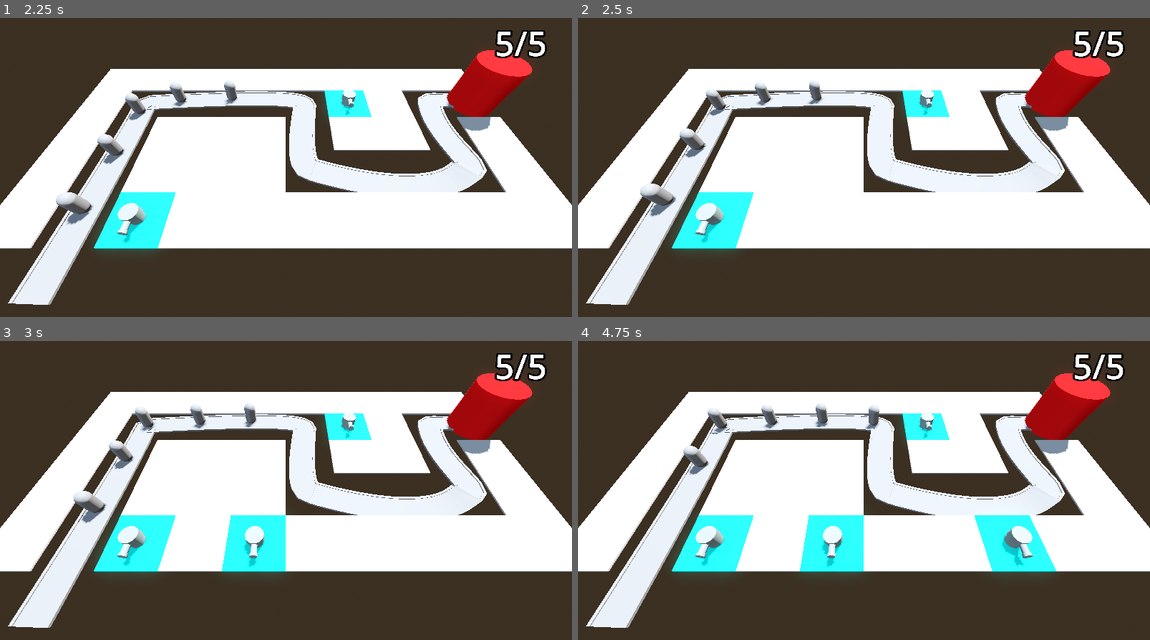
Above: before the commit, frames 1-4 (two rows, left to right).
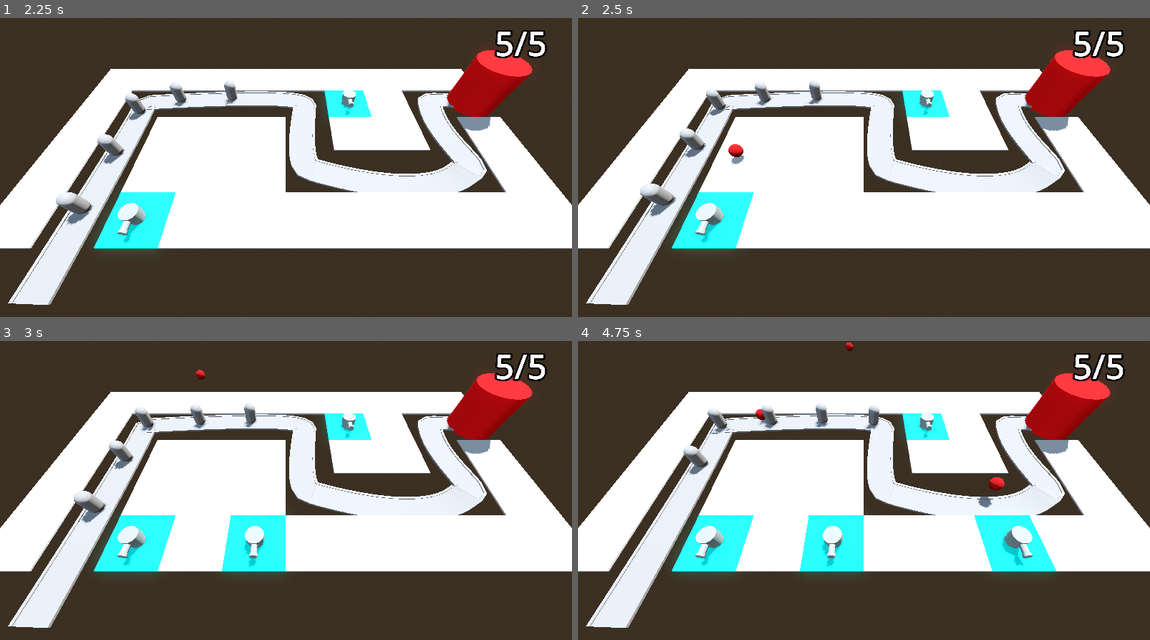
Above: after the commit, the same moments.

Repository: EsbenNyboe/TowerDefense
Game: Godot game, scene res://BaseLevel.tscn
Same seed, same stepped clock (60 frames per second), same inputs: the game is played once before the commit and once after it.
Inputs (mouse positions are in pixels of both pictures, inside the frame that each line leads up to):
- Up to frame 1 (2.25 s): move the mouse to (411, 161) at 0.52 s; press the mouse at (411, 161) at 0.53 s; move the mouse to (171, 194) at 1.27 s; release the mouse at (171, 194) at 1.28 s; click (171, 194) at 1.35 s; move the mouse to (343, 107) at 2.02 s; press the mouse at (343, 107) at 2.03 s
- Up to frame 2 (2.5 s): no input
- Up to frame 3 (3 s): move the mouse to (257, 565) at 2.77 s; release the mouse at (257, 565) at 2.78 s; click (257, 565) at 2.85 s
- Up to frame 4 (4.75 s): move the mouse to (1035, 550) at 3.52 s; press the mouse at (1035, 550) at 3.53 s; move the mouse to (692, 454) at 4.27 s; release the mouse at (692, 454) at 4.28 s; click (692, 454) at 4.35 s

Frame 1 is identical in both runs. In frame 2, 0.1% of the frame differs, in the area x 26-30%, y 42-49%; in frame 3, less than 0.1%; in frame 4, 0.3%, in the area x 31-75%, y 0-56%.

Commit message:
Setup Timers for projectiles

Diff:
--- a/barbarianblaster/Turret/projectile.gd
+++ b/barbarianblaster/Turret/projectile.gd
@@ -6,3 +6,6 @@
 
 func _physics_process(delta: float) -> void:
 	position += direction * speed * delta
+
+func _on_timer_timeout() -> void:
+	queue_free()
--- a/barbarianblaster/Turret/projectile.tscn
+++ b/barbarianblaster/Turret/projectile.tscn
@@ -19,3 +19,10 @@
 
 [node name="CollisionShape3D" type="CollisionShape3D" parent="."]
 shape = SubResource("SphereShape3D_3nq0t")
+
+[node name="Timer" type="Timer" parent="."]
+wait_time = 2.0
+one_shot = true
+autostart = true
+
+[connection signal="timeout" from="Timer" to="." method="_on_timer_timeout"]
--- a/barbarianblaster/Turret/turret.gd
+++ b/barbarianblaster/Turret/turret.gd
@@ -1,7 +1,12 @@
 extends Node3D
 
 @export var projectile : PackedScene
+@onready var turret_barrel_2: MeshInstance3D = $TurretBase/TurretTop/TurretBarrel/TurretBarrel2
+
+func _on_timer_timeout() -> void:
+	shoot()
 
 func shoot() -> void:
 	var shot = projectile.instantiate()
 	add_child(shot)
+	shot.global_position = turret_barrel_2.global_position
--- a/barbarianblaster/Turret/turret.tscn
+++ b/barbarianblaster/Turret/turret.tscn
@@ -41,3 +41,8 @@
 transform = Transform3D(1, 0, 0, 0, 1, 0, 0, 0, 1, 0, 0.489745, 0)
 mesh = SubResource("CylinderMesh_ttsi1")
 skeleton = NodePath("../..")
+
+[node name="Timer" type="Timer" parent="."]
+autostart = true
+
+[connection signal="timeout" from="Timer" to="." method="_on_timer_timeout"]
